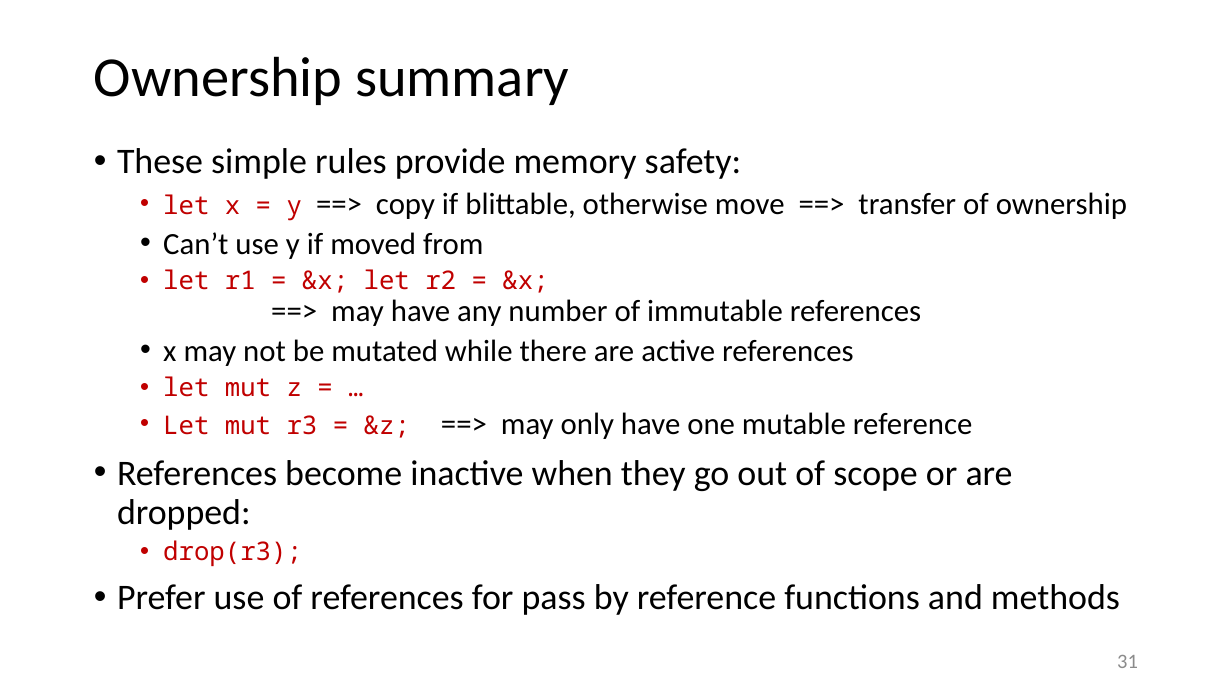
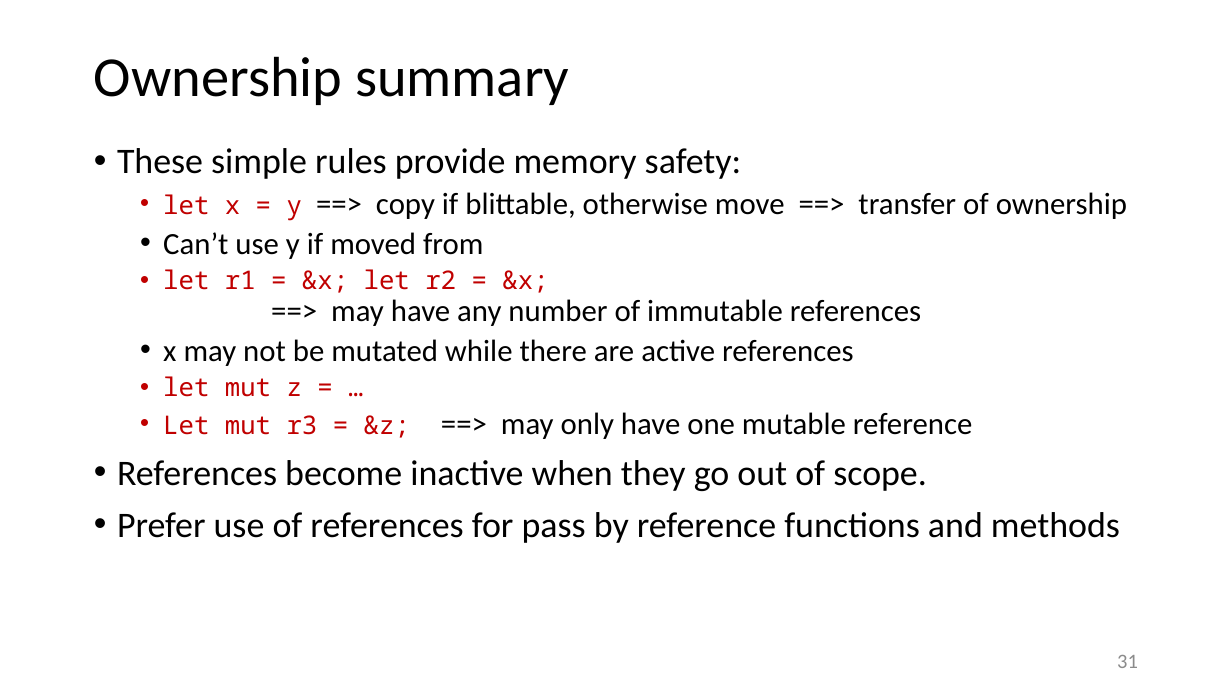
Before and after one commit to JimFawcett/JimFawcett.github.io, a slide deck: slide 31 of Resources/RustModels.pptx. Drawn at 1232x693 pixels with LibreOffice and Linux fonts; fonts in the diff are those of the drawing. Boxes give left, top, right and bottom in pixels: in the first picture for what was removed or moved away, otherwise in the second. Text is boxed around its words. In the diff, an @@ line names an element or a change of style, - is before the commit and + after.

```diff
--- a/Resources/RustModels.pptx
+++ b/Resources/RustModels.pptx
@@ text at [117,460,927,491]: text changed @@
-• References become inactive when they go out of scope or are dropped:
-  • drop(r3);
+• References become inactive when they go out of scope.
```
Also in this commit, not shown: 4 other slides changed, 2 other files.
